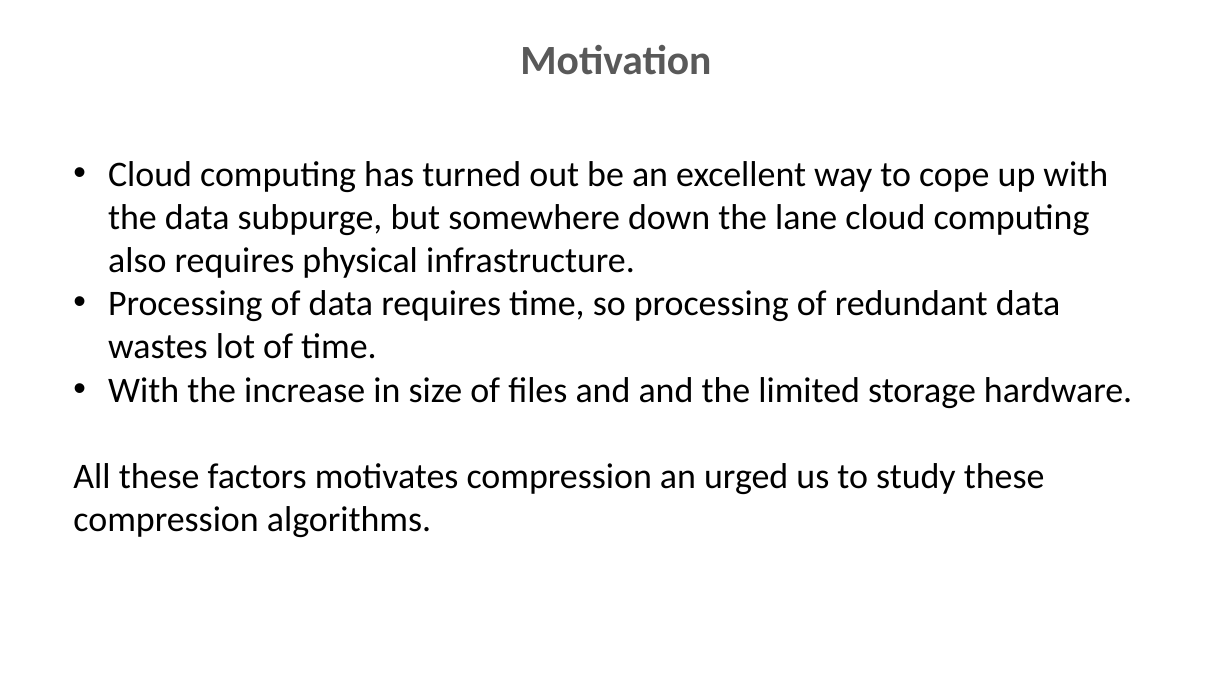
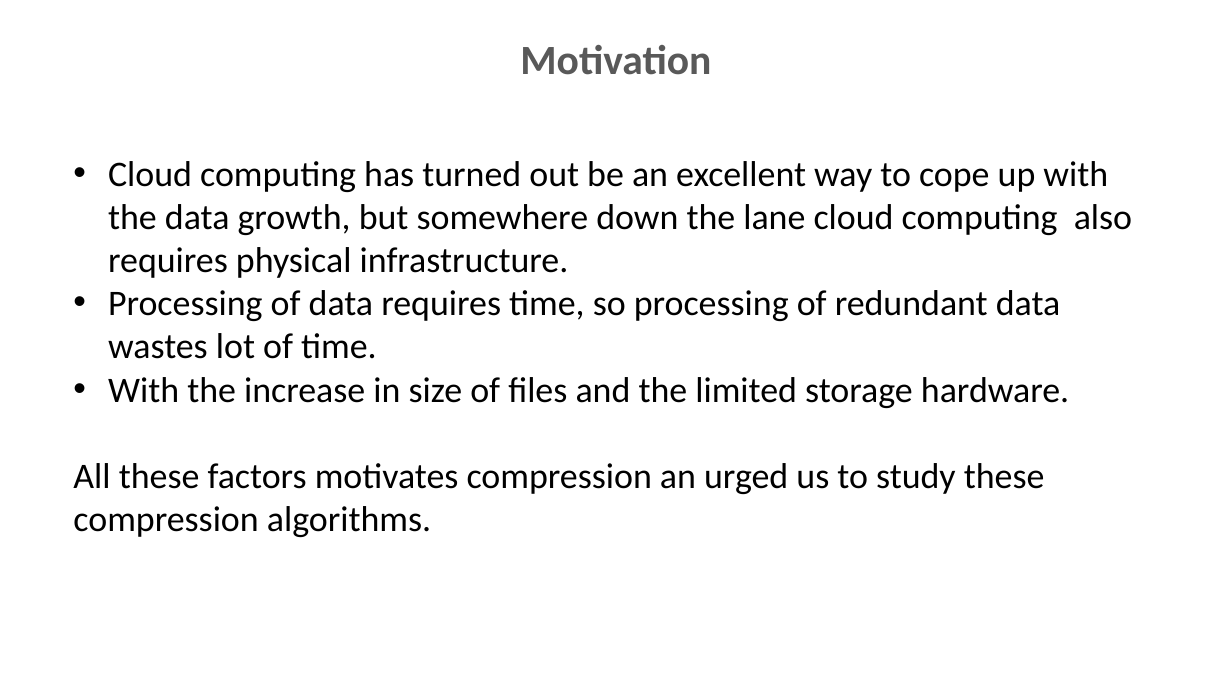
Before and after one commit to ashiagarwal73/Comparision-and-implementation-of-Compression-Algorithms, a slide deck: slide 6 of PodHandler.pptx. Drawn at 1232x693 pixels with LibreOffice and Linux fonts; fonts in the diff are those of the drawing; background and template pictures are left out. Boxes give left, top, right and bottom in pixels: in the first picture for what was removed or moved away, otherwise in the second. Text is boxed around its words. In the diff, an @@ line names an element or a change of style, - is before the commit and + after.

```diff
--- a/PodHandler.pptx
+++ b/PodHandler.pptx
@@ text at (108, 161, 1132, 278): text changed @@
-• Cloud computing has turned out be an excellent way to cope up with the data subpurge, but somewhere down the lane cloud computing also requires physical infrastructure.
+• Cloud computing has turned out be an excellent way to cope up with the data growth, but somewhere down the lane cloud computing also requires physical infrastructure.
@@ text at (108, 377, 1069, 408): text changed @@
-• With the increase in size of files and and the limited storage hardware.
+• With the increase in size of files and the limited storage hardware.
```
Also in this commit, not shown: 8 other slides changed.
